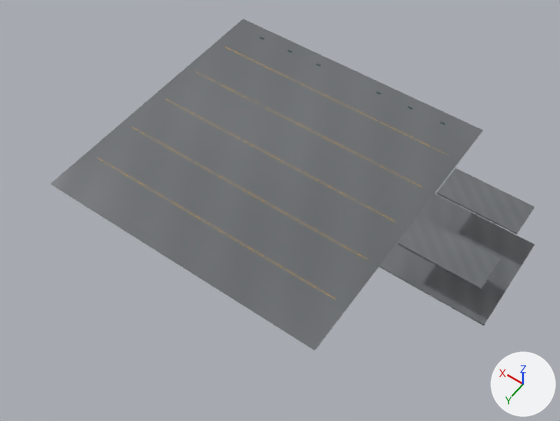
What one commit did to the FBX model stw-o3de/Project/Assets/IndustrialYard/STW_INDUSTRIAL_YARD_01/Environment/STW_INDUSTRIAL_YARD_01_deck.fbx.
Camera for both pictures: a 50 mm camera at (-23.9, 32.6, 44.9) aimed at (-4.3, 5.0, 1.6). The lights are fixed; the arrows at lower right show +X, +Y and +Z. The older version comes first.

In view in the first picture: 'annex_ground_floor', 'annex_upper_floor_north', 'annex_upper_floor_south', 'wet_concrete_deck' and 5 more.
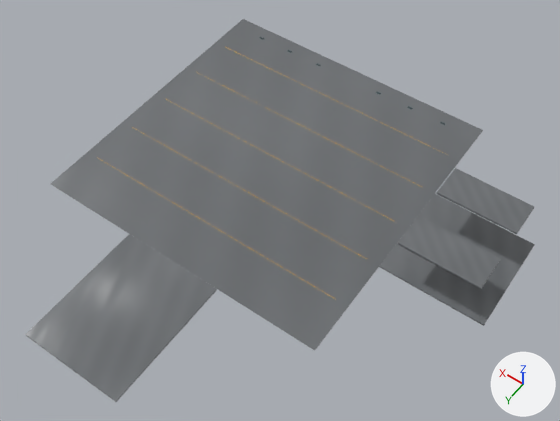
Location of each change, [x1, y1, x2, y2] in pixels of the pictures (560 x 421 px):
'scrapyard_ground', added
    after: [25, 234, 217, 402]

Edits to the bpy script that builds the scene:
```text
Add me_cube_181:
    me_cube_181.from_pydata(...)  # 56 vertices, 54 faces; spans x -4.0..4.0, y -5.0..5.0, z -0.05..0.05
    me_cube_181.materials.append(mat_m_iy_concretewet)
Add ob_scrapyard_ground:
    ob_scrapyard_ground = bpy.data.objects.new('scrapyard_ground', me_cube_181)
    ob_scrapyard_ground.location = (0.0, 17.0, -0.05)
```
